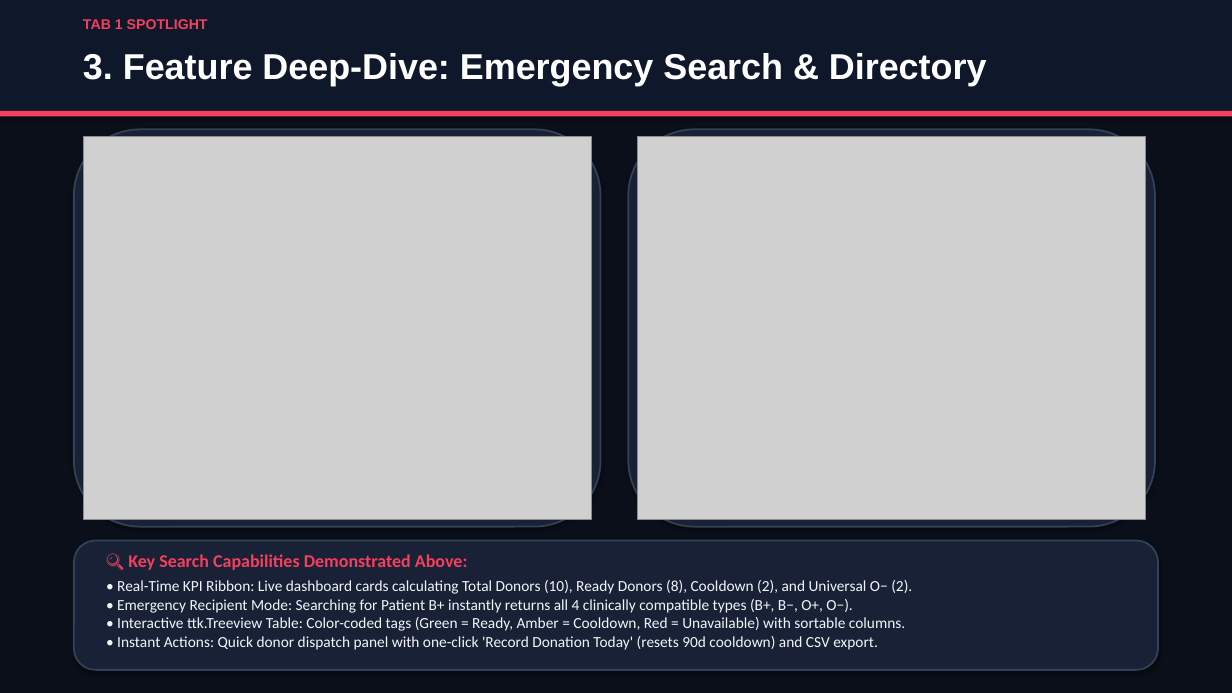
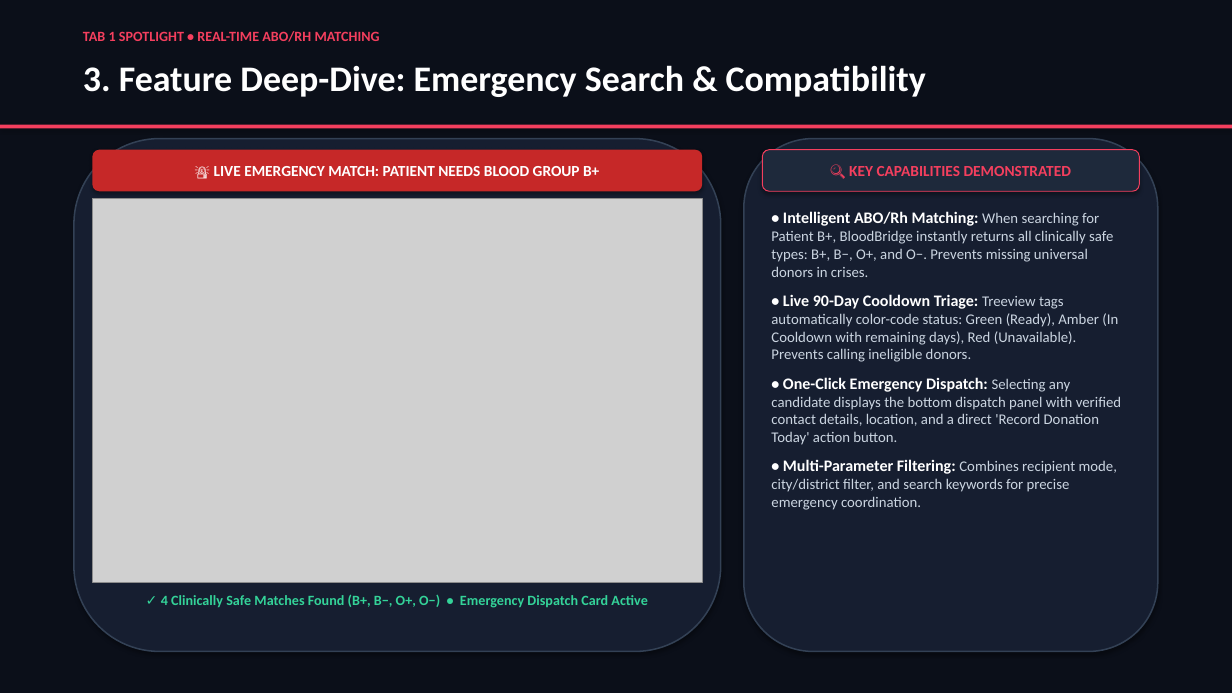
Before and after one commit to raghavmaheshwari-web/Blood-Bridge, a slide deck: slide 4 of BloodBridge_Presentation.pptx. Drawn at 1232x693 pixels with LibreOffice and Linux fonts; fonts in the diff are those of the drawing; grey boxes stand for pictures. Boxes give left, top, right and bottom in pixels: in the first picture for what was removed or moved away, otherwise in the second. Text is boxed around its words. In the diff, an @@ line names an element or a change of style, - is before the commit and + after.

Commit message:
Embed prominent interface screenshots across slides 2, 4, 5, 6 for seamless UI correlation

```diff
--- a/BloodBridge_Presentation.pptx
+++ b/BloodBridge_Presentation.pptx
@@ rectangle removed at [0,0,1232,111] @@
@@ text at [83,31,380,42]: text changed; font Arial to Calibri @@
-TAB 1 SPOTLIGHT
+TAB 1 SPOTLIGHT • REAL-TIME ABO/RH MATCHING
@@ text at [83,65,926,97]: text changed; font Arial to Calibri @@
-3. Feature Deep-Dive: Emergency Search & Directory
+3. Feature Deep-Dive: Emergency Search & Compatibility
@@ rectangle: place and size @@
-rectangle at [0,111,1232,116]
+rectangle at [0,125,1232,128]
@@ rounded rectangle: place and size @@
-rounded rectangle at [74,129,601,527]
+rounded rectangle at [74,139,721,652]
@@ rounded rectangle at [74,139,721,652]: fill #182136 to #161E30; outline #334155 1.4 pt to #334155 1.2 pt @@
@@ picture removed at [638,137,1146,519] @@
@@ rounded rectangle at [744,139,1158,652]: fill #182136 to #161E30; outline #334155 1.4 pt to #334155 1.2 pt @@
@@ rounded rectangle: place and size @@
-rounded rectangle at [628,129,1155,527]
+rounded rectangle at [744,139,1158,652]
@@ rounded rectangle added at [92,150,702,191], fill #C62828, 12 pt, text #FFFFFF, bold @@
+🚨 LIVE EMERGENCY MATCH: PATIENT NEEDS BLOOD GROUP B+
@@ rounded rectangle added at [762,150,1140,191], fill #1E293B, outline #F43F5E 0.75 pt, 12 pt, text #F43F5E, bold @@
+🔍 KEY CAPABILITIES DEMONSTRATED
@@ picture: place and size @@
-picture at [83,137,592,519]
+picture at [92,199,702,582]
@@ text at [771,211,1121,510]: text changed; size 12 to 11.5 pt; text colour #F1F5F9 to #CBD5E1 @@
-🔍 Key Search Capabilities Demonstrated Above:
-• Real-Time KPI Ribbon: Live dashboard cards calculating Total Donors (10), Ready Donors (8), Cooldown (2), and Universal O− (2).
-• Emergency Recipient Mode: Searching for Patient B+ instantly returns all 4 clinically compatible types (B+, B−, O+, O−).
-• Interactive ttk.Treeview Table: Color-coded tags (Green = Ready, Amber = Cooldown, Red = Unavailable) with sortable columns.
-• Instant Actions: Quick donor dispatch panel with one-click 'Record Donation Today' (resets 90d cooldown) and CSV export.
+• Intelligent ABO/Rh Matching: When searching for Patient B+, BloodBridge instantly returns all clinically safe types: B+, B−, O+, and O−. Prevents missing universal donors in crises.
+• Live 90-Day Cooldown Triage: Treeview tags automatically color-code status: Green (Ready), Amber (In Cooldown with remaining days), Red (Unavailable). Prevents calling ineligible donors.
+• One-Click Emergency Dispatch: Selecting any candidate displays the bottom dispatch panel with verified contact details, location, and a direct 'Record Donation Today' action button.
+• Multi-Parameter Filtering: Combines recipient mode, city/district filter, and search keywords for precise emergency coordination.
@@ rounded rectangle removed at [74,541,1158,670] @@
@@ text added at [161,594,647,608], 11 pt, text #34D399, bold @@
+✓ 4 Clinically Safe Matches Found (B+, B−, O+, O−) • Emergency Dispatch Card Active
```
Also in this commit, not shown: 4 other slides changed, 1 slide added, 1 slide removed, 2 other files.
